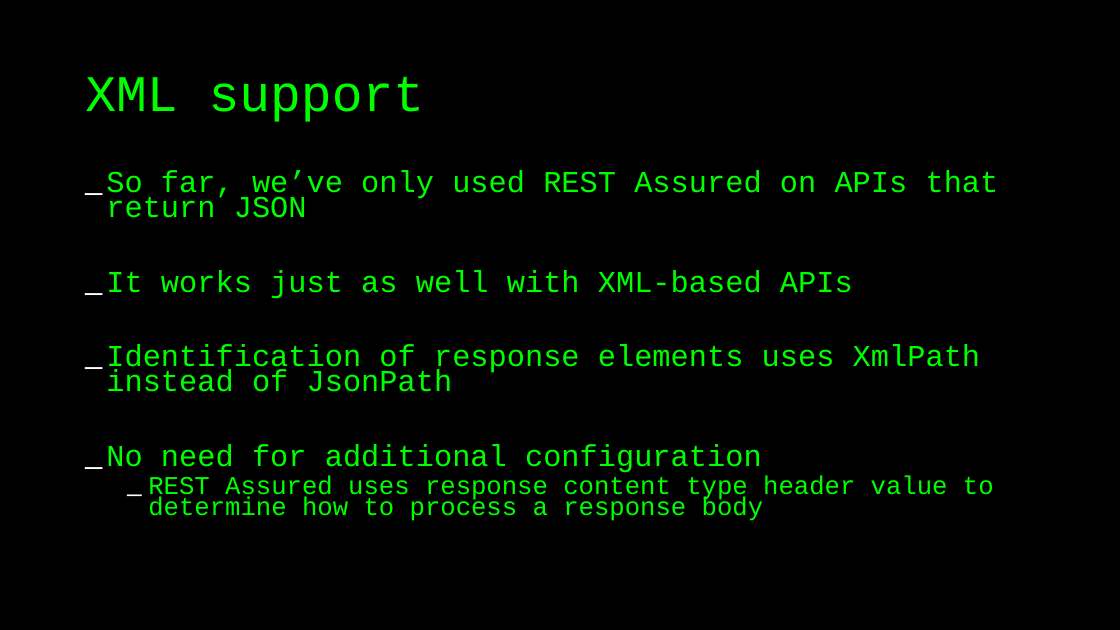
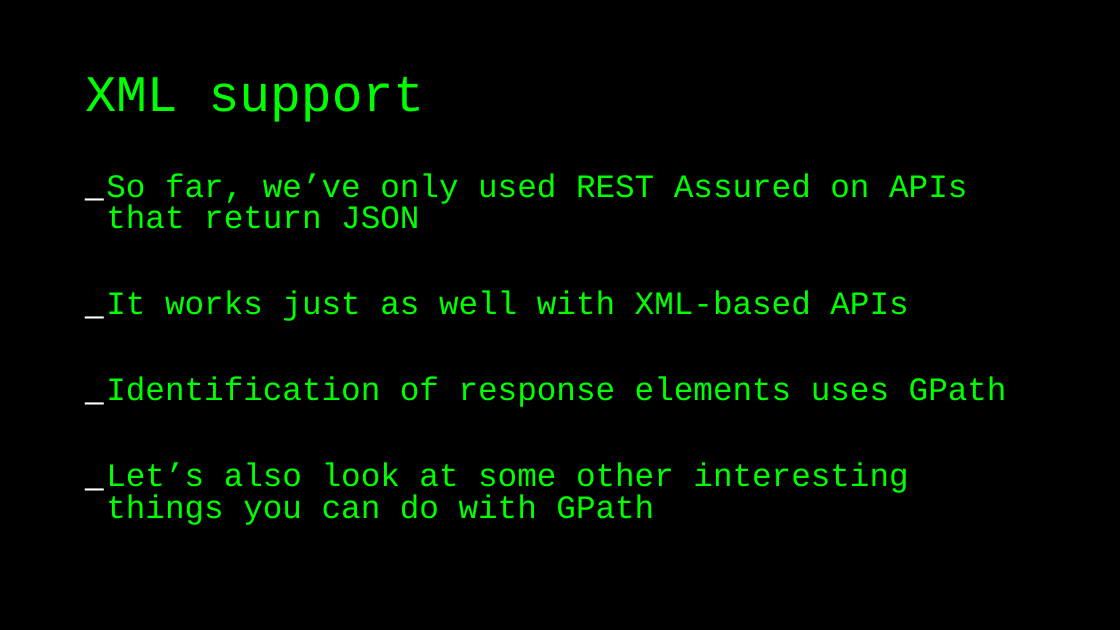
Before and after one commit to basdijkstra/rest-assured-workshop, a slide deck: slide 57 of RestAssuredWorkshop.odp. Drawn at 1120x630 pixels with LibreOffice and Linux fonts; fonts in the diff are those of the drawing. Boxes give left, top, right and bottom in pixels: in the first picture for what was removed or moved away, otherwise in the second. Text is boxed around its words. In the diff, an @@ line names an element or a change of style, - is before the commit and + after.

```diff
--- a/RestAssuredWorkshop.odp
+++ b/RestAssuredWorkshop.odp
@@ text at (x1=106, y1=173, x2=967, y2=321): size 26 to 28 pt in "So far, we’ve only used REST Assured ...", "It works just as well with XML-based ..."; line spacing 0.7 to 0.8 @@
@@ text at (x1=106, y1=376, x2=1007, y2=525): text changed; size 26 to 28 pt @@
-_ Identification of response elements uses XmlPath instead of JsonPath
-_ No need for additional configuration
-  _ REST Assured uses response content type header value to determine how to process a response body
+_ Identification of response elements uses GPath
+_ Let’s also look at some other interesting things you can do with GPath
```
Also in this commit, not shown: 38 other slides changed, 2 other files.
